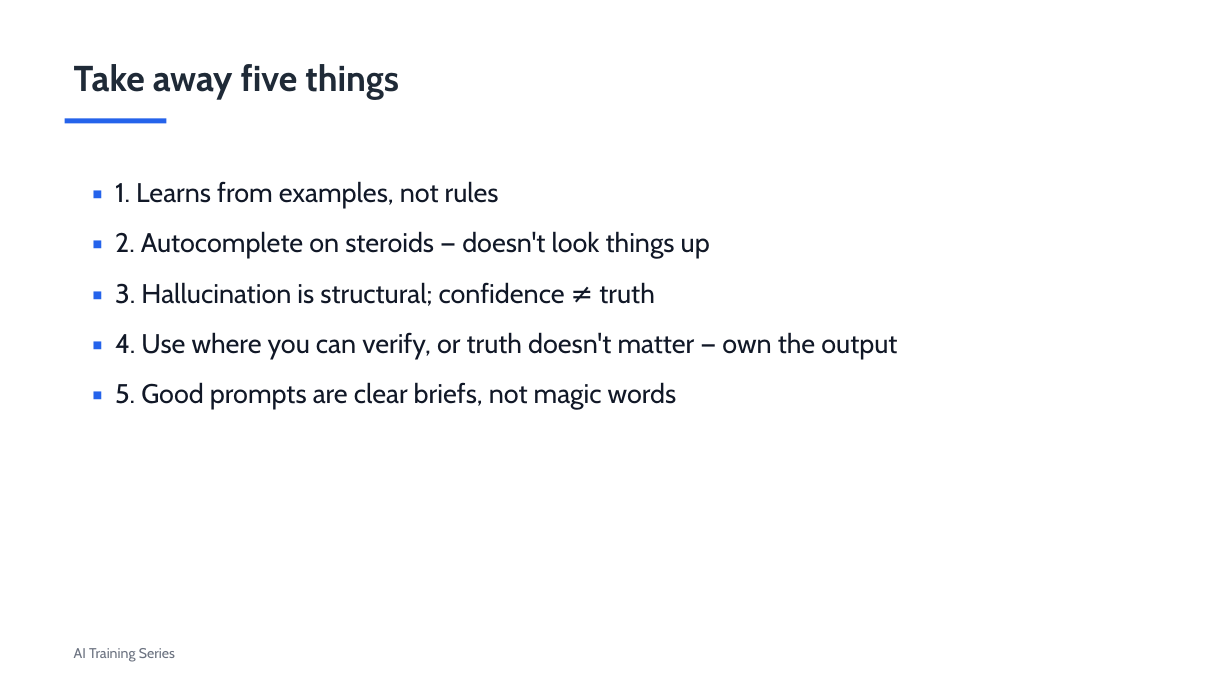
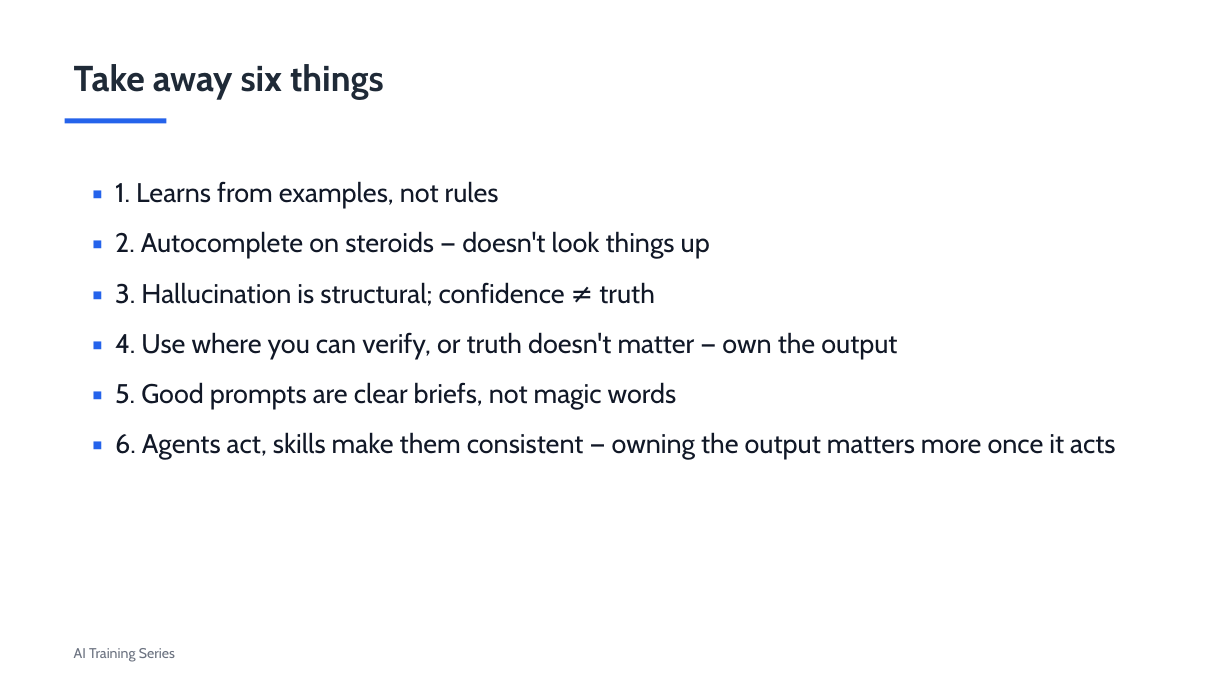
Before and after one commit to revelation-today/hagen-ai-training, a slide deck: slide 16 of training/decks/overview-30min.pptx (slide 15 before the commit). Drawn at 1232x693 pixels with LibreOffice and Linux fonts; fonts in the diff are those of the drawing. Boxes give left, top, right and bottom in pixels: in the first picture for what was removed or moved away, otherwise in the second. Text is boxed around its words. In the diff, an @@ line names an element or a change of style, - is before the commit and + after.

```diff
--- a/training/decks/overview-30min.pptx
+++ b/training/decks/overview-30min.pptx
@@ text at [74,64,384,100]: text changed @@
-Take away five things
+Take away six things
@@ text at [115,432,1115,460]: paragraph added @@
+▪ 6. Agents act, skills make them consistent — owning the output matters more once it acts
```
Also in this commit, not shown: 2 other slides changed, 1 slide added, 5 other files.
